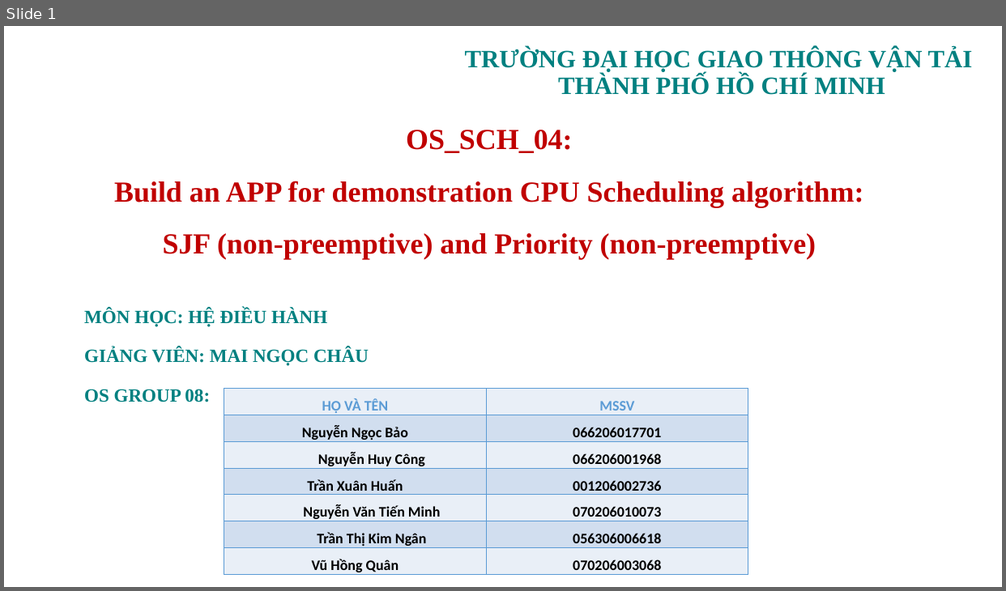
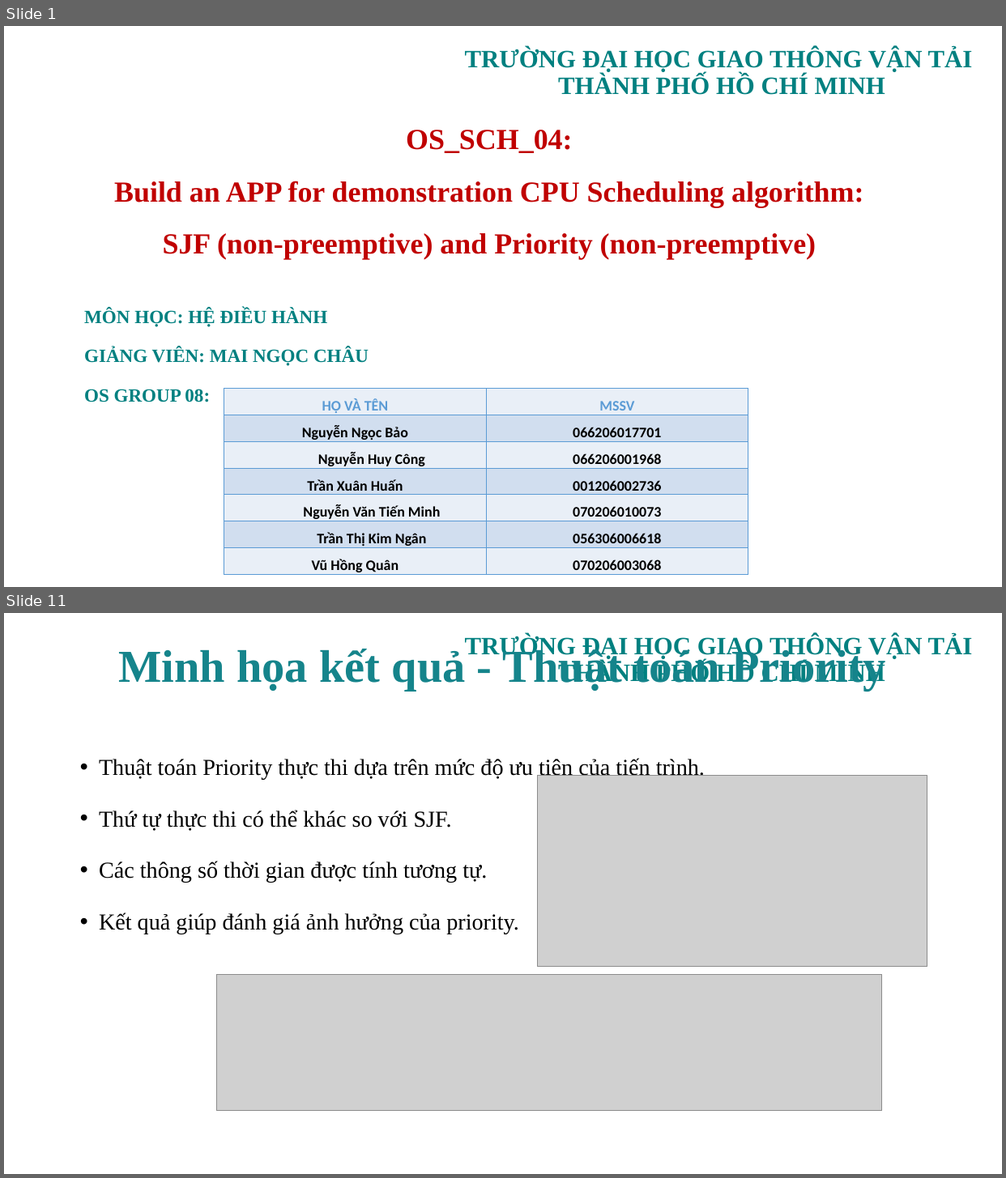
Before and after one commit to tkimngan040/OS_Group08_OS_SCH_04, a slide deck: PPTX/OS_SCH_04_GROUP08.pptx. Shown one above the other, each under a label of ours: slide 1 before the commit, slides 1 and 11 after it; the slides between them are not shown. The pictures are 1006x591 and 1006x1178 pixels, drawn with LibreOffice and Linux fonts; fonts in the diff are those of the drawing; grey boxes stand for pictures; background and template pictures are left out. Boxes give left, top, right and bottom in pixels: in the first picture for what was removed or moved away, otherwise in the second. Text is boxed around its words. In the diff, an @@ line names an element or a change of style, - is before the commit and + after.

```diff
--- a/PPTX/OS_SCH_04_GROUP08.pptx
+++ b/PPTX/OS_SCH_04_GROUP08.pptx
@@ slide 11 added at box(4, 613, 1002, 1174), background picture (left out); not listed: 1 template element that a slide beside it also shows @@
@@ title added at box(119, 646, 886, 691), 44 pt, text #15848B, bold @@
+Minh họa kết quả - Thuật toán Priority
@@ text added at box(99, 758, 705, 934), 22 pt, text #000000 @@
+• Thuật toán Priority thực thi dựa trên mức độ ưu tiên của tiến trình.
+• Thứ tự thực thi có thể khác so với SJF.
+• Các thông số thời gian được tính tương tự.
+• Kết quả giúp đánh giá ảnh hưởng của priority.
@@ picture added at box(538, 776, 928, 966) @@
@@ picture added at box(216, 974, 882, 1111) @@
@@ page number added at box(710, 1133, 934, 1163), 12 pt, text #FFFFFF @@
+11
```
Also in this commit, not shown: 1 slide changed, 11 other slides added, 19 slides removed.
